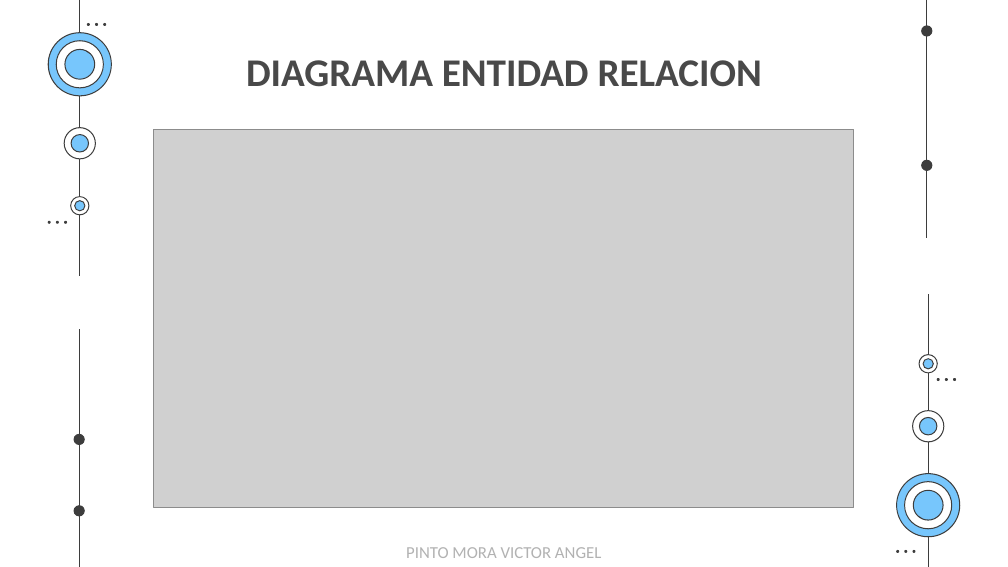
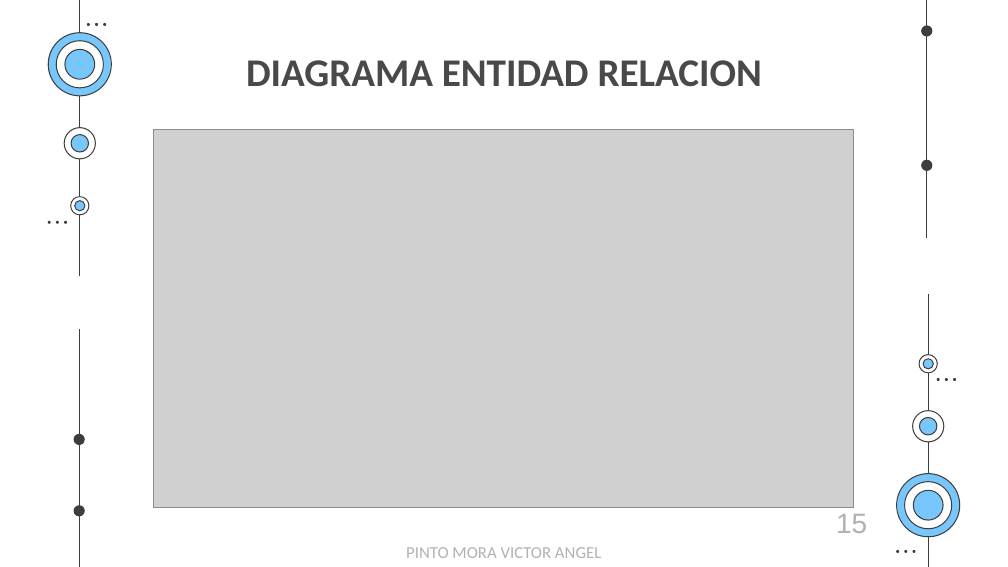
Before and after one commit to EgCooper/Mxt-Technology, a slide deck: slide 39 of Documentacion/Mxt-Technology Presentacion.pptx. Drawn at 1008x567 pixels with LibreOffice and Linux fonts; fonts in the diff are those of the drawing; grey boxes stand for pictures. Boxes give left, top, right and bottom in pixels: in the first picture for what was removed or moved away, otherwise in the second. Text is boxed around its words. In the diff, an @@ line names an element or a change of style, - is before the commit and + after.

```diff
--- a/Documentacion/Mxt-Technology Presentacion.pptx
+++ b/Documentacion/Mxt-Technology Presentacion.pptx
@@ text added at (x1=836, y1=514, x2=867, y2=533), 20 pt, text #B1B1B1 @@
+15
```
Also in this commit, not shown: 6 other slides changed.
